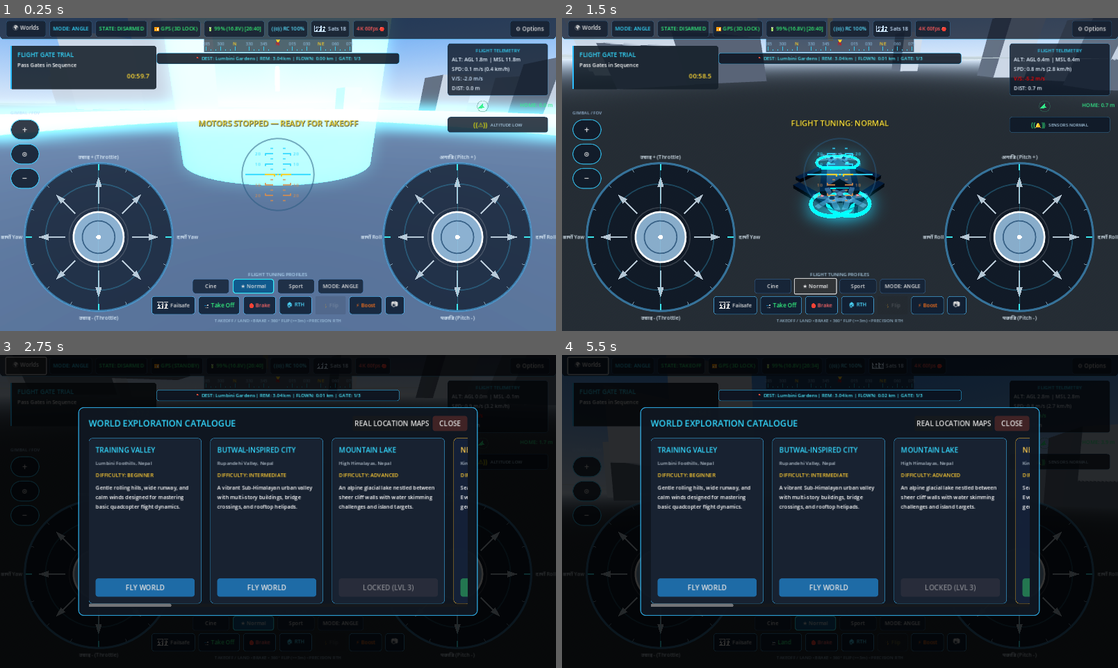
Above: before the commit, frames 1-4 (two rows, left to right).
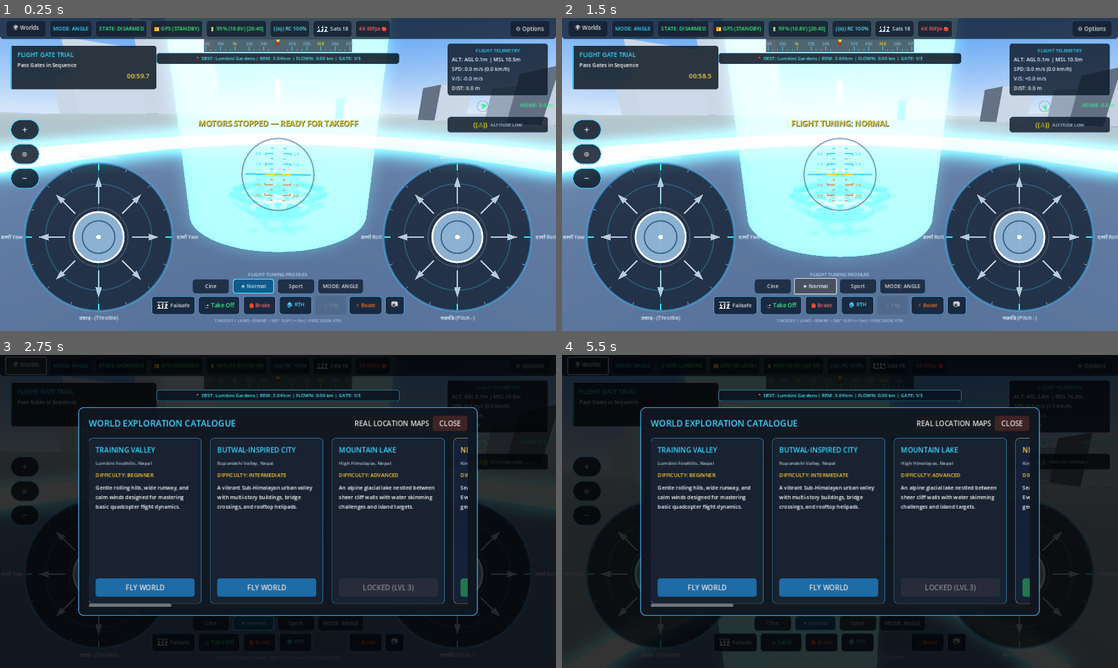
Above: after the commit, the same moments.

Repository: roadofriot/DroneGame
Game: Godot game, scene res://scenes/worlds/NepalAdventureWorld.tscn
Same seed, same stepped clock (60 frames per second), same inputs: the game is played once before the commit and once after it.
Inputs (mouse positions are in pixels of both pictures, inside the frame that each line leads up to):
- Up to frame 1 (0.25 s): no input
- Up to frame 2 (1.5 s): click "★ Normal" at 0.5 s; click "★ Normal" at 1.25 s
- Up to frame 3 (2.75 s): click "🌍 Worlds" at 2 s
- Up to frame 4 (5.5 s): click "+" at 2.75 s; click "⊙" at 3.5 s; tap Enter (ui_accept) at 4.25 s; drag from (662, 574) to (895, 442) at 4.27 s; click "−" at 5 s

The runs differ from the first frame. In frame 1, 23% of the frame differs, in the area x 0-100%, y 0-75%; in frame 2, 78%, in the area x 0-100%, y 0-100%; in frame 3, 6.6%; in frame 4, 10%.

Commit message:
fix(flight): add solid pad collision, terrain height alignment, and preflight tolerance

Diff:
--- a/scenes/worlds/NepalAdventureWorld.tscn
+++ b/scenes/worlds/NepalAdventureWorld.tscn
@@ -63,7 +63,7 @@
 tracked_target = NodePath("../Quadcopter")
 
 [node name="Quadcopter" parent="." node_paths=PackedStringArray("input_router") instance=ExtResource("3_drone")]
-transform = Transform3D(1, 0, 0, 0, 1, 0, 0, 0, 1, 0, 12.1, 0)
+transform = Transform3D(1, 0, 0, 0, 1, 0, 0, 0, 1, 0, 10.55, 0)
 input_router = NodePath("../InputRouter")
 
 [node name="CameraDirector" type="Node3D" parent="." node_paths=PackedStringArray("target_drone", "chase_camera", "fpv_camera")]
@@ -73,7 +73,7 @@
 fpv_camera = NodePath("../Quadcopter/DroneRig/Fuselage/GimbalMount/GimbalPitch/FPVCamera")
 
 [node name="ChaseCamera" type="Camera3D" parent="CameraDirector"]
-transform = Transform3D(1, 0, 0, 0, 0.965926, 0.258819, 0, -0.258819, 0.965926, 0, 13.3, 3.2)
+transform = Transform3D(1, 0, 0, 0, 0.965926, 0.258819, 0, -0.258819, 0.965926, 0, 11.75, 3.2)
 current = true
 fov = 72.0
 
--- a/scripts/core/FlightWorld.gd
+++ b/scripts/core/FlightWorld.gd
@@ -23,6 +23,9 @@
 @onready var adventure_nav: AdventureNavigationManager = get_node_or_null(
 	"AdventureNavigationManager"
 )
+@onready var adventure_streamer: AdventureWorldStreamer = get_node_or_null(
+	"AdventureStreamer"
+)
 
 @onready var gates_container: Node3D = get_node_or_null("EnvironmentGeometry/FlightGates")
 @onready var coins_container: Node3D = get_node_or_null("EnvironmentGeometry/CollectibleCoins")
@@ -103,10 +106,12 @@
 			var target_id = next_st.get("id", "stage_02_lumbini")
 			adventure_nav.setup_active_journey(st_key, target_id)
 			var st_def = NepalWorldRegions.get_stage_by_id(st_key)
-			var pad_p: Vector3 = st_def.get("landing_pad_position", Vector3(0, 12.1, 0))
+			var pad_p: Vector3 = st_def.get("landing_pad_position", Vector3(0, 10.2, 0))
+			if adventure_streamer:
+				var th = adventure_streamer.get_height_at(pad_p.x, pad_p.z)
+				pad_p.y = th + 0.2
 			if quadcopter:
-				quadcopter.position = pad_p
-				quadcopter.reset_to_pad()
+				quadcopter.set_spawn_position(pad_p + Vector3(0.0, 0.25, 0.0))
 		if flight_hud:
 			var lm_sig = adventure_nav.landmark_discovered
 			if not lm_sig.is_connected(flight_hud.show_landmark_discovered_banner):
@@ -326,10 +331,12 @@
 				var target_id = next_st.get("id", "stage_02_lumbini")
 				adventure_nav.setup_active_journey(stage_key, target_id)
 				var st_def = NepalWorldRegions.get_stage_by_id(stage_key)
-				var sp: Vector3 = st_def.get("landing_pad_position", Vector3(0, 12.1, 0))
+				var sp: Vector3 = st_def.get("landing_pad_position", Vector3(0, 10.2, 0))
+				if adventure_streamer:
+					var th = adventure_streamer.get_height_at(sp.x, sp.z)
+					sp.y = th + 0.2
 				if quadcopter:
-					quadcopter.position = sp
-					quadcopter.reset_to_pad()
+					quadcopter.set_spawn_position(sp + Vector3(0.0, 0.25, 0.0))
 				return
 		if ResourceLoader.exists(target_scene):
 			get_tree().change_scene_to_file(target_scene)
--- a/scripts/flight/FlightPhysics.gd
+++ b/scripts/flight/FlightPhysics.gd
@@ -538,7 +538,8 @@
 	# Phase 5: FlipController aerobatic maneuvers take precedence during active flips
 	if flip_controller and flip_controller.is_active():
 		var is_ready = is_inside_tree() and is_node_ready()
-		var cur_b = global_transform.basis.orthonormalized() if is_ready else transform.basis.orthonormalized()
+		var cur_basis_raw = global_transform.basis if is_ready else transform.basis
+		var cur_b = cur_basis_raw.orthonormalized()
 		var local_w = cur_b.transposed() * angular_velocity
 		var up_y = cur_b.y.y
 		var override = flip_controller.step(local_w, up_y, delta)
@@ -620,7 +621,8 @@
 		flight_boundary_reached.emit("GEOFENCE_RADIUS")
 
 	var is_tree_ready = is_inside_tree() and is_node_ready()
-	var cur_basis = global_transform.basis.orthonormalized() if is_tree_ready else transform.basis.orthonormalized()
+	var raw_b = global_transform.basis if is_tree_ready else transform.basis
+	var cur_basis = raw_b.orthonormalized()
 
 	# Fetch unified ControlFrame
 	var frame: ControlFrame = null
@@ -847,6 +849,18 @@
 	drone_state_changed.emit("DISARMED")
 	print("[FLIGHT] RESET_COMPLETE — Placed on Pad")
 
+func set_spawn_position(new_pos: Vector3) -> void:
+	spawn_transform = Transform3D(Basis(), new_pos)
+	if is_inside_tree() and is_node_ready():
+		global_transform = spawn_transform
+	else:
+		transform = spawn_transform
+	linear_velocity = Vector3.ZERO
+	angular_velocity = Vector3.ZERO
+	altitude_agl = 0.0
+	current_state = DroneState.DISARMED
+	drone_state_changed.emit("DISARMED")
+
 func get_home_distance() -> float:
 	var home_pos = spawn_transform.origin
 	var cur_pos = global_position if (is_inside_tree() and is_node_ready()) else position
@@ -865,7 +879,7 @@
 		return "Battery critically low"
 	if current_state == DroneState.CRASHED:
 		return "Drone crashed — Press Reset first"
-	if altitude_agl > 0.8:
+	if altitude_agl > 1.2:
 		return "Drone not grounded on launch surface"
 	return ""
 
@@ -882,7 +896,8 @@
 	var roll_err = deg_to_rad(target_roll_deg - roll_deg)
 
 	var is_ready = is_inside_tree() and is_node_ready()
-	var cur_basis = global_transform.basis.orthonormalized() if is_ready else transform.basis.orthonormalized()
+	var raw_b = global_transform.basis if is_ready else transform.basis
+	var cur_basis = raw_b.orthonormalized()
 	var local_ang_vel = cur_basis.transposed() * angular_velocity
 
 	var pitch_torque = (pitch_err * pitch_pid_p) - (local_ang_vel.x * pitch_pid_d)
@@ -906,7 +921,8 @@
 	base_thrust: float, in_pitch: float, in_roll: float, in_yaw: float, _delta: float
 ) -> void:
 	var is_ready = is_inside_tree() and is_node_ready()
-	var cur_basis = global_transform.basis.orthonormalized() if is_ready else transform.basis.orthonormalized()
+	var raw_b = global_transform.basis if is_ready else transform.basis
+	var cur_basis = raw_b.orthonormalized()
 	var local_ang_vel = cur_basis.transposed() * angular_velocity
 	var p_rate = (in_pitch * 5.0) - local_ang_vel.x
 	var r_rate = (in_roll * 5.0) - local_ang_vel.z
@@ -932,7 +948,8 @@
 		total_thrust *= (1.0 + (ge_factor * ground_effect_mult))
 
 	var is_ready = is_inside_tree() and is_node_ready()
-	var cur_basis = global_transform.basis.orthonormalized() if is_ready else transform.basis.orthonormalized()
+	var raw_b = global_transform.basis if is_ready else transform.basis
+	var cur_basis = raw_b.orthonormalized()
 	var thrust_vector = cur_basis.y * total_thrust
 	if thrust_vector.is_finite():
 		apply_central_force(thrust_vector)
--- a/scripts/world/AdventureWorldStreamer.gd
+++ b/scripts/world/AdventureWorldStreamer.gd
@@ -282,7 +282,7 @@
 	# Static collision on LOD 0
 	if lod == 0:
 		var sb = StaticBody3D.new()
-		sb.collision_layer = 2
+		sb.collision_layer = 1 | 2
 		sb.collision_mask = 1
 		var cs = CollisionShape3D.new()
 		cs.shape = arr_mesh.create_trimesh_shape()
@@ -385,8 +385,13 @@
 
 func _spawn_stage_landing_pad(stage_def: Dictionary) -> void:
 	var pad_pos: Vector3 = stage_def.get("landing_pad_position", Vector3.ZERO)
-	var pad_root = Node3D.new()
+	var terrain_h = get_height_at(pad_pos.x, pad_pos.z)
+	pad_pos.y = terrain_h + 0.2
+
+	var pad_root = StaticBody3D.new()
 	pad_root.name = "Pad_" + stage_def.get("id", "stage")
+	pad_root.collision_layer = 1 | 2
+	pad_root.collision_mask = 0
 
 	# Base circular pad
 	var pad_mesh = CylinderMesh.new()
@@ -400,6 +405,14 @@
 	var pad_inst = MeshInstance3D.new()
 	pad_inst.mesh = pad_mesh
 	pad_root.add_child(pad_inst)
+
+	# Static collision collider for drone resting and raycast sensing
+	var pad_col = CollisionShape3D.new()
+	var pad_cyl = CylinderShape3D.new()
+	pad_cyl.radius = 6.0
+	pad_cyl.height = 0.4
+	pad_col.shape = pad_cyl
+	pad_root.add_child(pad_col)
 
 	# Luminous landing ring
 	var ring_mesh = TorusMesh.new()
Not shown, changed: build/android/mindsparq_drone_simulator.apk
Not shown, changed: build/android/mindsparq_drone_simulator.apk.idsig
